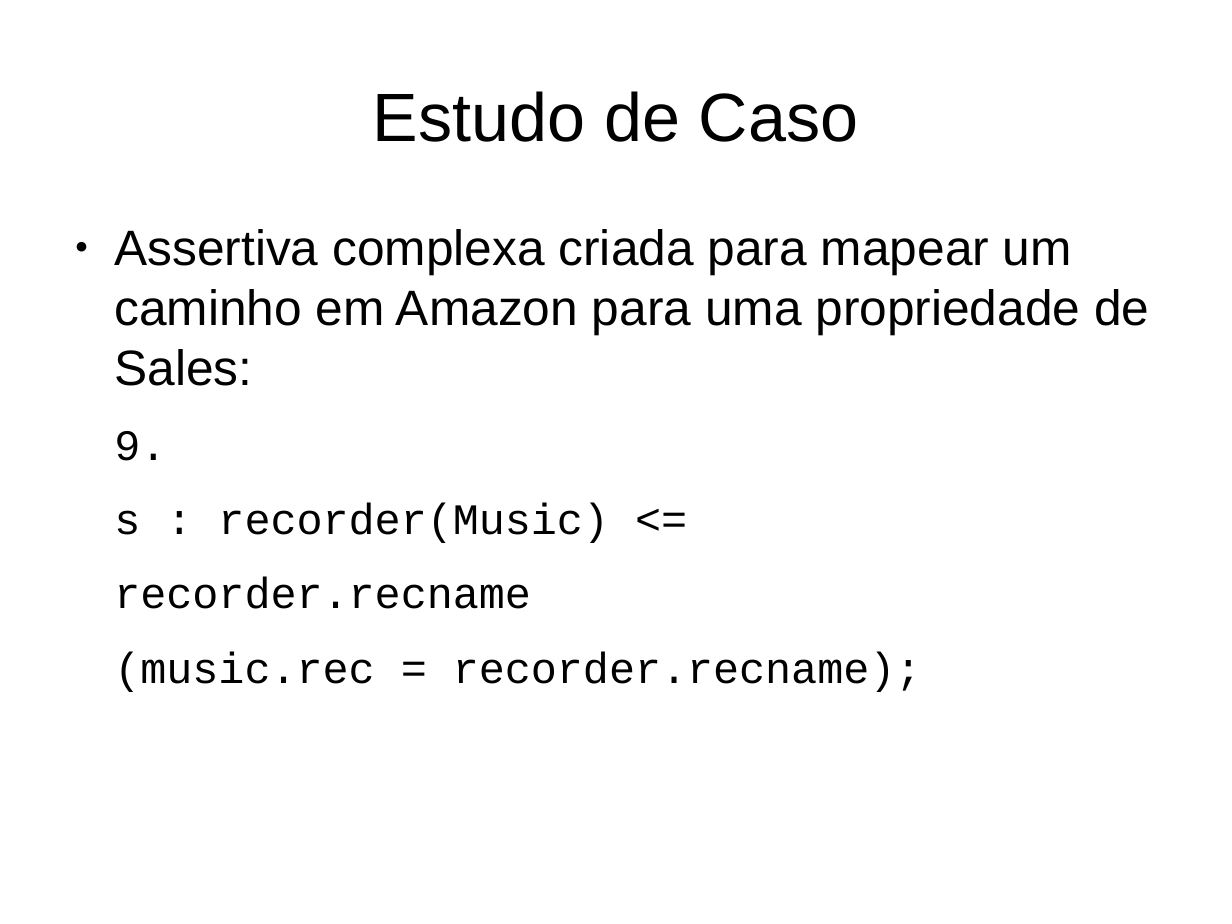
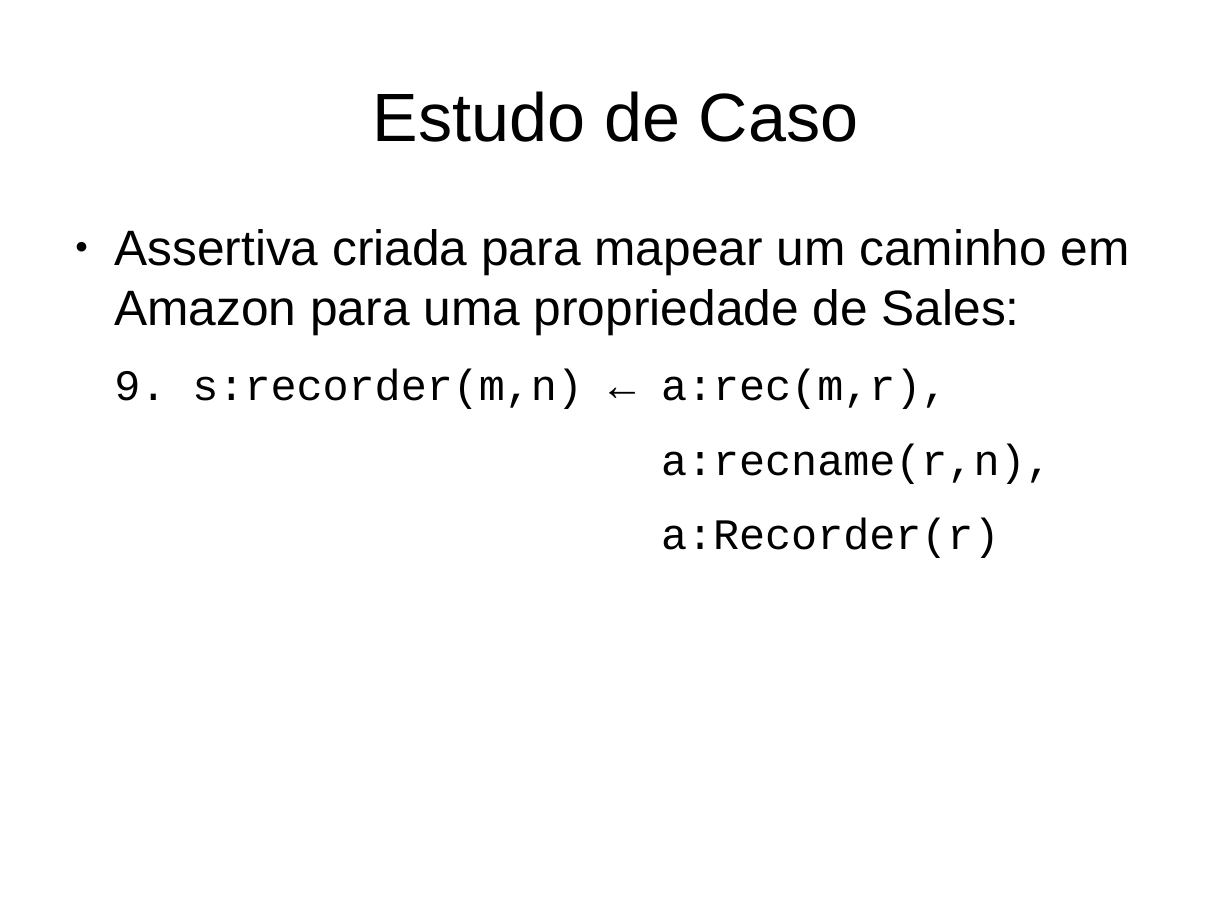
Before and after one commit to luiseufrasio/mestrado-ufc-eufrasio, a slide deck: slide 51 of docs/proposta.odp (slide 31 before the commit). Drawn at 1232x924 pixels with LibreOffice and Linux fonts; fonts in the diff are those of the drawing. Boxes give left, top, right and bottom in pixels: in the first picture for what was removed or moved away, otherwise in the second. Text is boxed around its words. In the diff, an @@ line names an element or a change of style, - is before the commit and + after.

```diff
--- a/docs/proposta.odp
+++ b/docs/proposta.odp
@@ text at bbox=[114, 229, 1130, 558]: text changed @@
-● Assertiva complexa criada para mapear um caminho em Amazon para uma propriedade de Sales:
-9.
-s : recorder(Music) <=
-recorder.recname
-(music.rec = recorder.recname);
+● Assertiva criada para mapear um caminho em Amazon para uma propriedade de Sales:
+9. s:recorder(m,n) ← a:rec(m,r),
+a:recname(r,n),
+a:Recorder(r)
```
Also in this commit, not shown: 25 other slides changed, 42 slides added, 9 slides removed.
